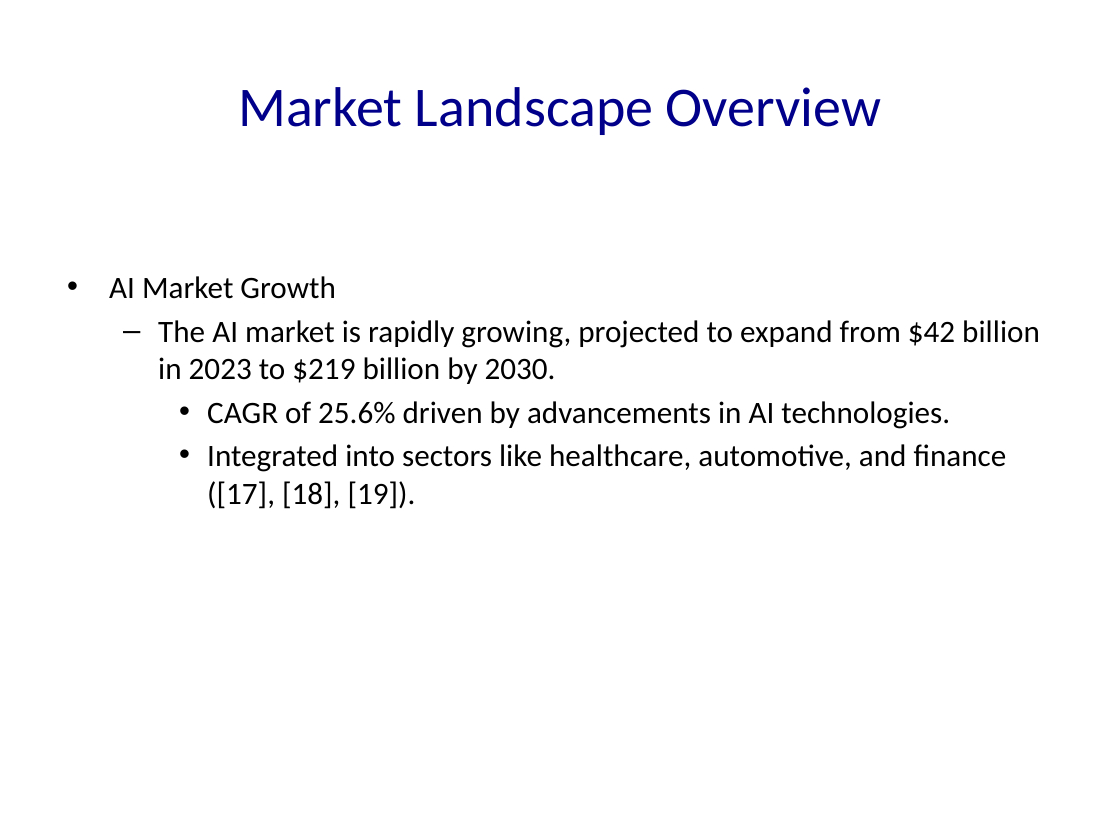
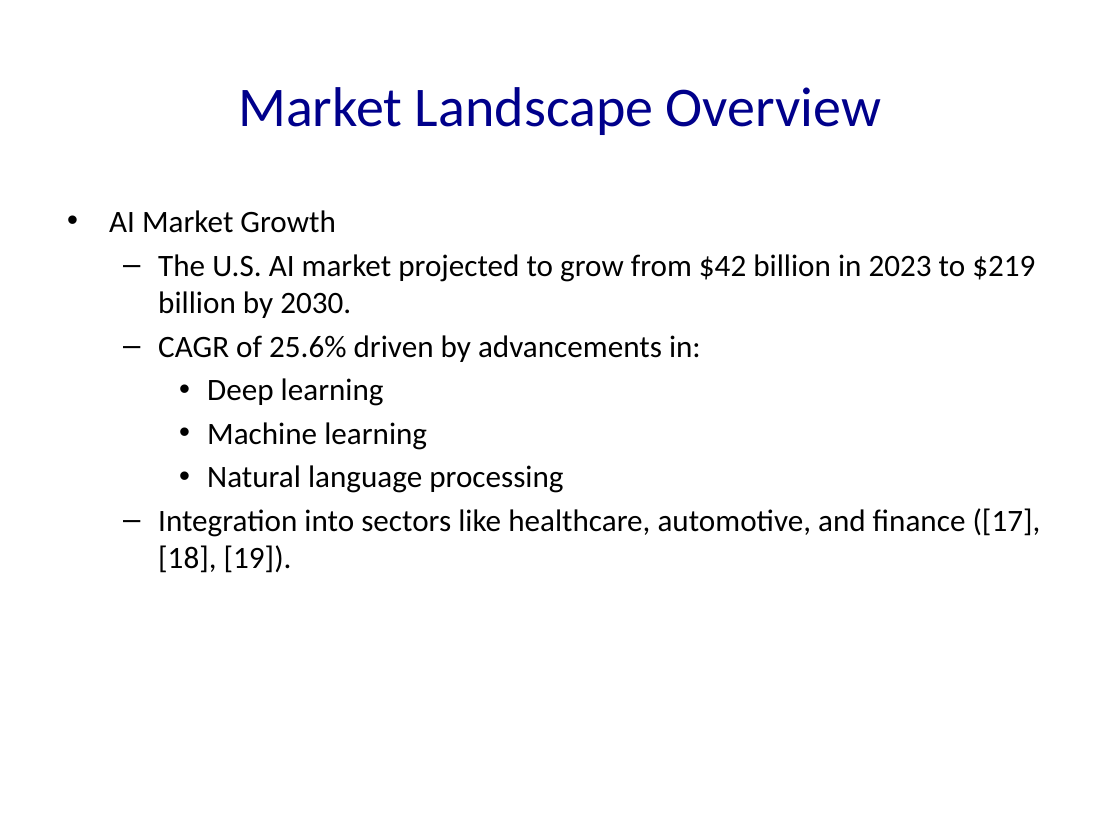
Before and after one commit to Frank-Gu-81/slides_autogeneration, a slide deck: slide 13 of OpenAI.pptx (slide 7 before the commit). Drawn at 1120x840 pixels with LibreOffice and Linux fonts; fonts in the diff are those of the drawing. Boxes give left, top, right and bottom in pixels: in the first picture for what was removed or moved away, otherwise in the second. Text is boxed around its words. In the diff, an @@ line names an element or a change of style, - is before the commit and + after.

```diff
--- a/OpenAI.pptx
+++ b/OpenAI.pptx
@@ text at [158,254,1041,573]: text changed @@
-  – The AI market is rapidly growing, projected to expand from $42 billion in 2023 to $219 billion by 2030.
-    • CAGR of 25.6% driven by advancements in AI technologies.
-    • Integrated into sectors like healthcare, automotive, and finance ([17], [18], [19]).
+  – The U.S. AI market projected to grow from $42 billion in 2023 to $219 billion by 2030.
+  – CAGR of 25.6% driven by advancements in:
+    • Deep learning
+    • Machine learning
+    • Natural language processing
+  – Integration into sectors like healthcare, automotive, and finance ([17], [18], [19]).
```
Also in this commit, not shown: 7 other slides changed, 22 slides added, 3 slides removed, 11 other files.
